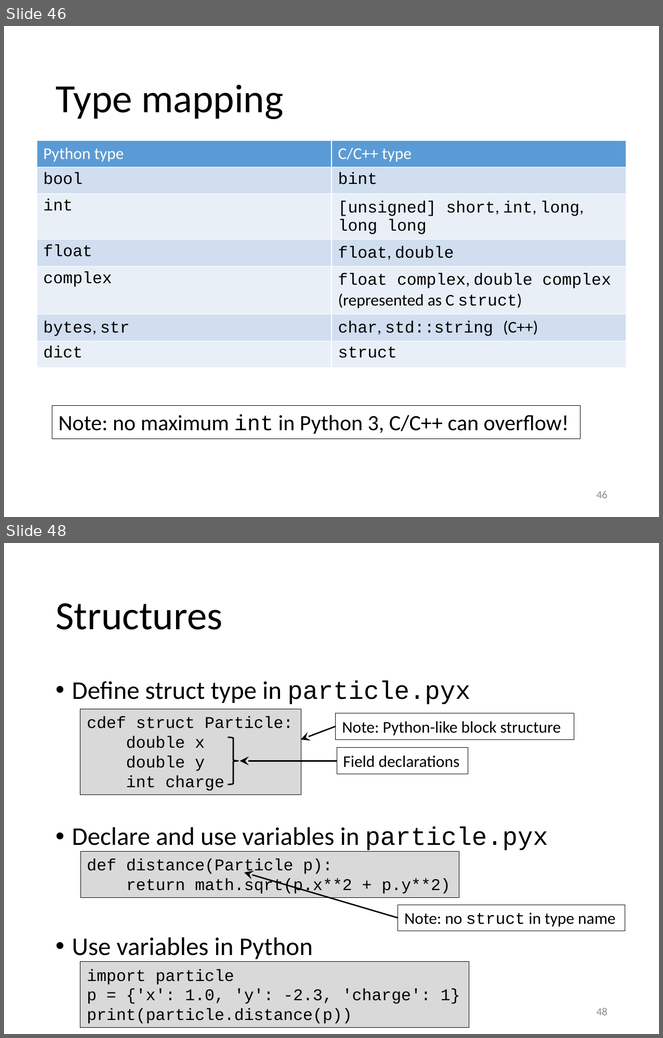
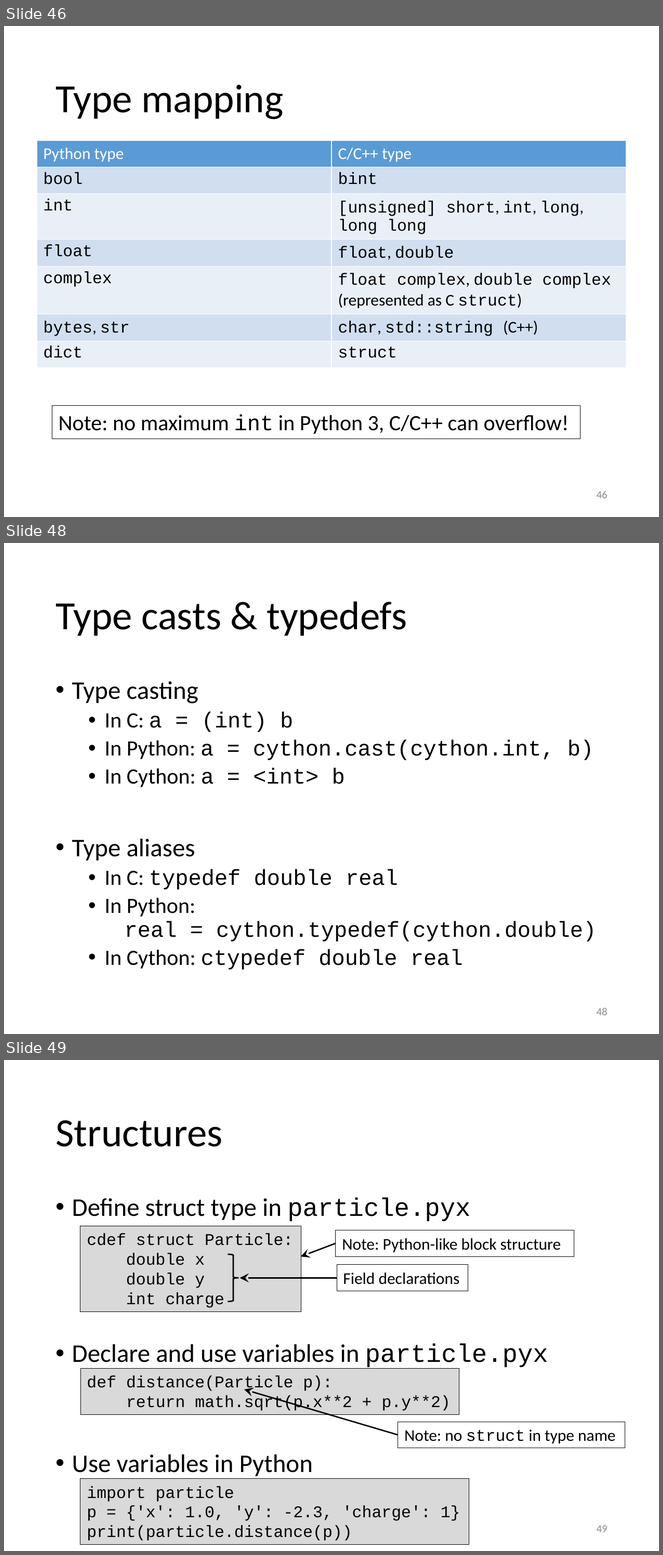
Before and after one commit to gjbex/Python-for-HPC, a slide deck: python_for_hpc.pptx. Shown one above the other, each under a label of ours: slides 46 and 48 before the commit, slides 46, 48 and 49 after it; the slides between them are not shown. The pictures are 663x1038 and 663x1555 pixels, drawn with LibreOffice and Linux fonts; fonts in the diff are those of the drawing. Boxes give left, top, right and bottom in pixels: in the first picture for what was removed or moved away, otherwise in the second. Text is boxed around its words. In the diff, an @@ line names an element or a change of style, - is before the commit and + after.

Commit message:
Update type casts and typedefs

```diff
--- a/python_for_hpc.pptx
+++ b/python_for_hpc.pptx
@@ slide 48 added at [4,543,659,1034], background #FFFFFF @@
@@ title added at [55,601,407,636], 44 pt, text #000000 @@
+Type casts & typedefs
@@ text added at [72,681,596,970], 24 pt, text #000000 @@
+• Type casting
+  • In C: a = (int) b
+  • In Python: a = cython.cast(cython.int, b)
+  • In Cython: a = <int> b
+• Type aliases
+  • In C: typedef double real
+  • In Python:
+    real = cython.typedef(cython.double)
+  • In Cython: ctypedef double real
@@ page number added at [597,1008,608,1016], 12 pt, text #8C8C8C @@
+48
@@ what was slide 48 is now slide 49 @@
@@ page number at [597,1525,608,1533]: text changed @@
-48
+49
```
Also in this commit, not shown: 1 slide changed.
